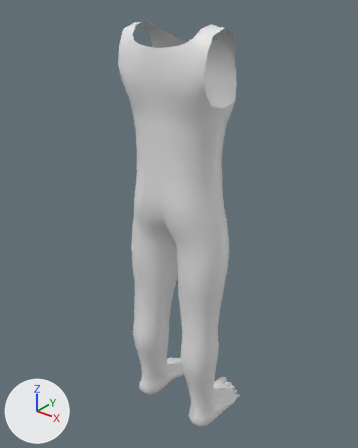
The FBX model Assets/3Dmodels/3Dmodels_Bodies/3Dmodels_Bodies_Humans/3Dmodels_Bodies_Human_Males/3Dmodel_Body_Human_Male_Normal/3Dmodel_Body_Human_Male_Normal_Torso.fbx, before and after one commit.
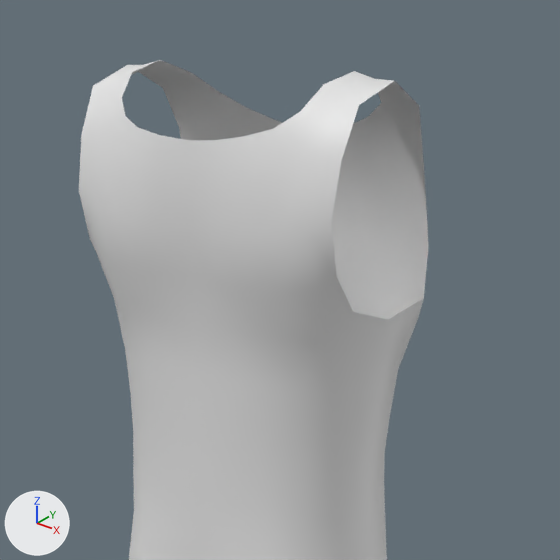
Old and new are each drawn whole from a 50 mm camera at (0.983, -1.227, 1.595) aimed at (-0.042, 0.054, 0.801) and again close up on the part from 26% to 79% of the width and 0% to 42% of the height. Every picture has the same lights, and +X, +Y and +Z are marked at lower left. The first two pictures are the older version. Where no turn or scale is listed for an object, it has been applied to the vertices.

Before the edit, the objects in view are built like this:
```python
me_body_human_male_normal_torso = bpy.data.meshes.new('Body_Human_Male_Normal_Torso')
me_body_human_male_normal_torso.from_pydata(...)  # 1257 vertices, 1286 faces; spans x -0.198..0.198, y -0.118..0.224, z -0.003..1.492
ob_body_human_male_normal_torso = bpy.data.objects.new('Body_Human_Male_Normal_Torso', me_body_human_male_normal_torso)
ob_body_human_male_normal_torso.location = (0.0, 0.0, 0.0)
```
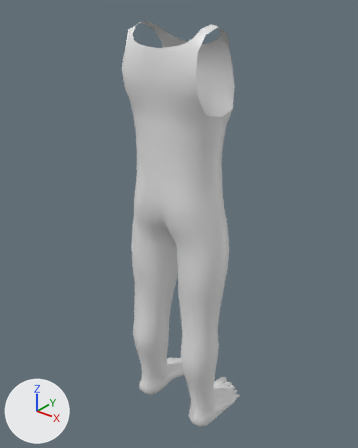
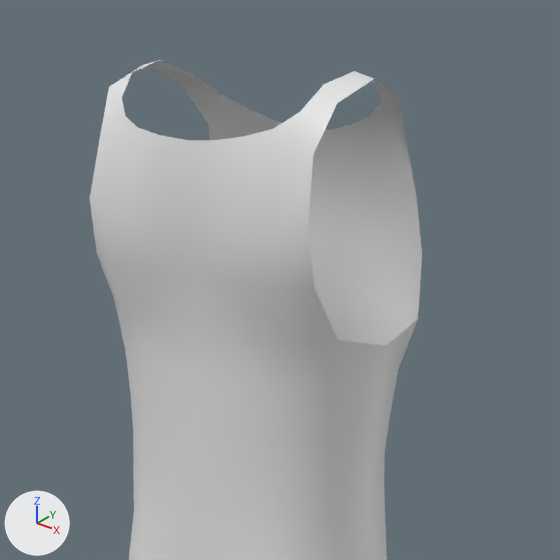
The change, as a diff of the scene's bpy script:
```diff
--- a/Assets/3Dmodels/3Dmodels_Bodies/3Dmodels_Bodies_Humans/3Dmodels_Bodies_Human_Males/3Dmodel_Body_Human_Male_Normal/3Dmodel_Body_Human_Male_Normal_Torso.fbx.py
+++ b/Assets/3Dmodels/3Dmodels_Bodies/3Dmodels_Bodies_Humans/3Dmodels_Bodies_Human_Males/3Dmodel_Body_Human_Male_Normal/3Dmodel_Body_Human_Male_Normal_Torso.fbx.py
@@ me_body_human_male_normal_torso @@
 # used by ob_body_human_male_normal_torso; location = (0.0, 0.0, 0.0)
-me_body_human_male_normal_torso.from_pydata(...)  # 1257 vertices, 1286 faces; spans x -0.198..0.198, y -0.118..0.224, z -0.003..1.492
+me_body_human_male_normal_torso.from_pydata(...)  # 1233 vertices, 1256 faces; spans x -0.198..0.198, y -0.118..0.224, z -0.003..1.492
+# me_body_human_male_normal_torso part 1
+# 12 vertices are removed from x 0.16..0.178, y -0.096..0.07, z 1.265..1.486
+# 15 faces are deleted
+# me_body_human_male_normal_torso part 2
+# 12 vertices are removed from x -0.178..-0.16, y -0.096..0.07, z 1.265..1.486
+# 15 faces are deleted
```

Location of each change, [x1, y1, x2, y2] in pixels of the close-ups (560 x 560 px):
'Body_Human_Male_Normal_Torso', reshaped
    before: [79, 60, 428, 560]
    after: [90, 60, 422, 560]
part 1 of me_body_human_male_normal_torso, deleted
    before: [308, 79, 428, 346]
part 2 of me_body_human_male_normal_torso, deleted
    before: [79, 65, 210, 253]
